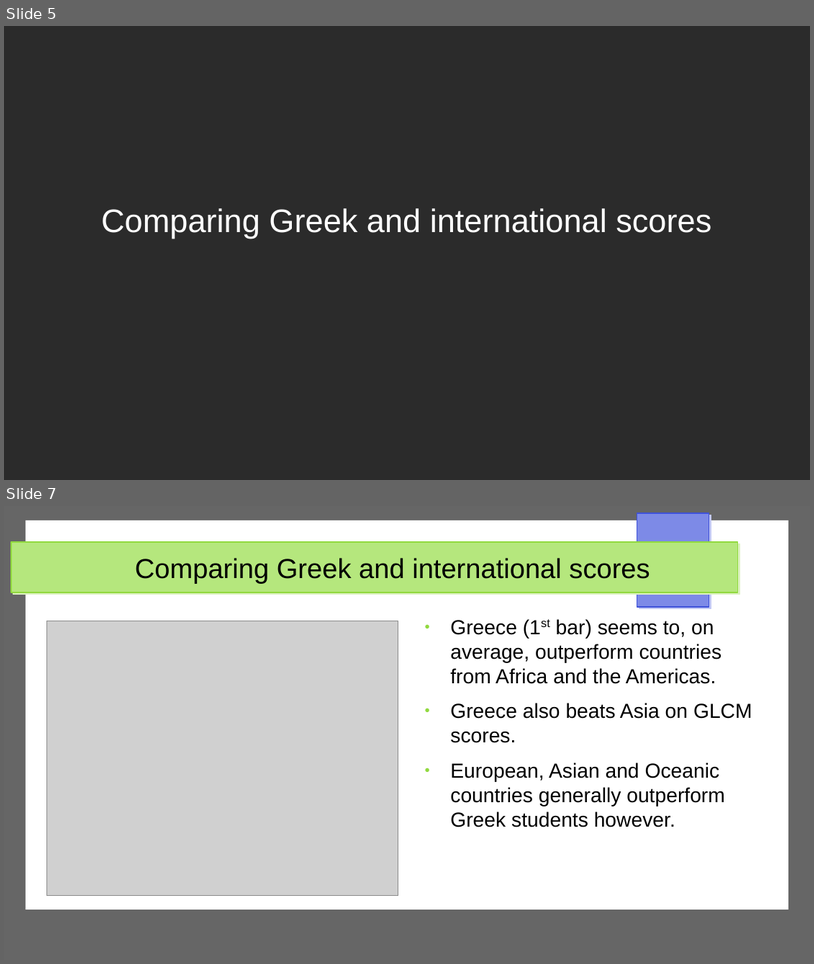
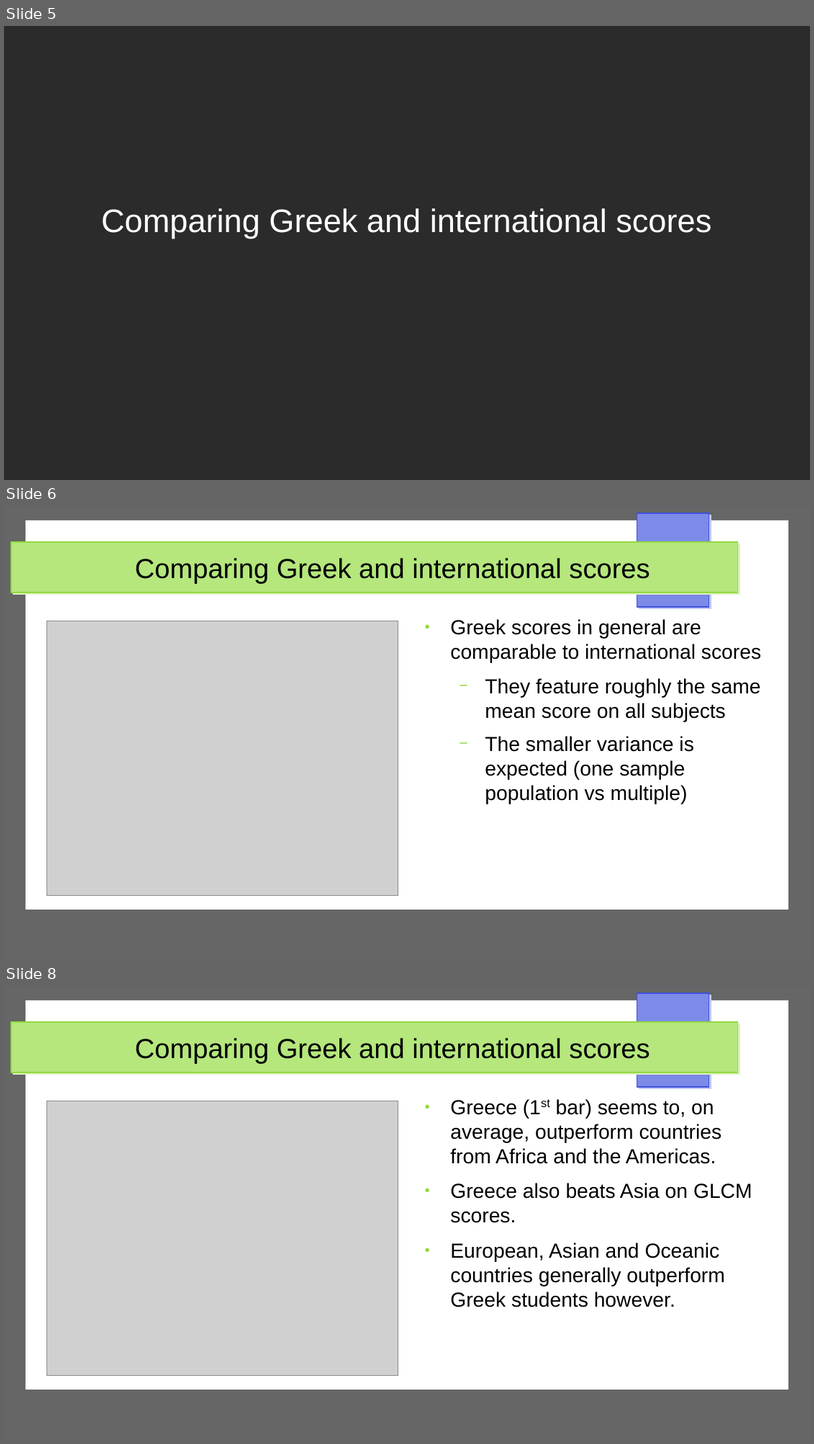
Before and after one commit to dimits-ts/visualization-assignments, a slide deck: presentation-static.odp. Shown one above the other, each under a label of ours: slides 5 and 7 before the commit, slides 5, 6 and 8 after it; the slides between them are not shown. The pictures are 814x964 and 814x1444 pixels, drawn with LibreOffice and Linux fonts; fonts in the diff are those of the drawing; grey boxes stand for pictures; background and template pictures are left out; a plain dark background stands for a picture behind light text. Boxes give left, top, right and bottom in pixels: in the first picture for what was removed or moved away, otherwise in the second. Text is boxed around its words. In the diff, an @@ line names an element or a change of style, - is before the commit and + after.

```diff
--- a/presentation-static.odp
+++ b/presentation-static.odp
@@ slide 6 added at (4, 506, 810, 960), background #FFFFFF; not listed: 4 template elements that a slide beside it also shows @@
@@ title added at (135, 558, 650, 584), 27 pt, text #000000 @@
+Comparing Greek and international scores
@@ picture added at (47, 621, 399, 896) @@
@@ text added at (450, 619, 761, 804), 20 pt, text #000000 @@
+● Greek scores in general are comparable to international scores
+  − They feature roughly the same mean score on all subjects
+  − The smaller variance is expected (one sample population vs multiple)
@@ what was slide 7 is now slide 8 @@
```
Also in this commit, not shown: 5 slides changed, 2 other slides added.
